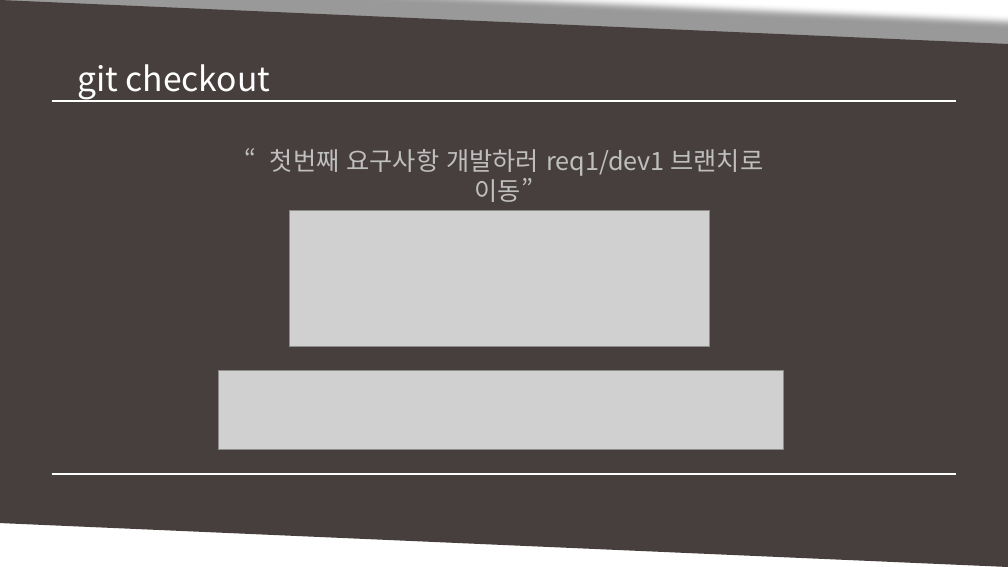
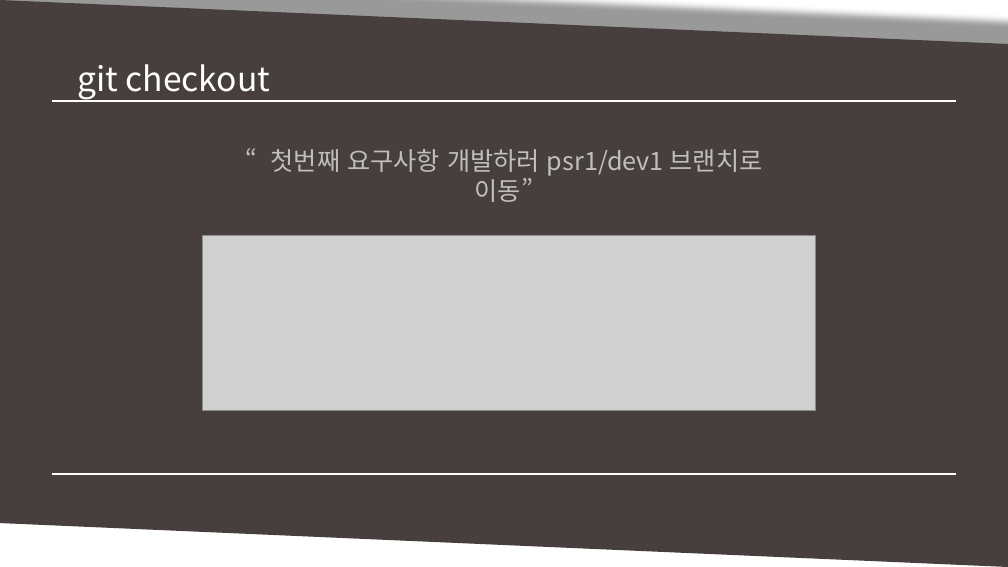
Before and after one commit to MinSikMoon/pptgit, a slide deck: slide 24 of git발표.pptx (slide 21 before the commit). Drawn at 1008x567 pixels with LibreOffice and Linux fonts; fonts in the diff are those of the drawing; grey boxes stand for pictures. Boxes give left, top, right and bottom in pixels: in the first picture for what was removed or moved away, otherwise in the second. Text is boxed around its words. In the diff, an @@ line names an element or a change of style, - is before the commit and + after.

```diff
--- a/git발표.pptx
+++ b/git발표.pptx
@@ text at <box>271,149,763,202</box>: text changed @@
-“첫번째 요구사항 개발하러 req1/dev1 브랜치로 이동”
+“첫번째 요구사항 개발하러 psr1/dev1 브랜치로 이동”
@@ picture added at <box>203,236,815,410</box> @@
@@ picture removed at <box>289,211,710,347</box> @@
@@ picture removed at <box>219,371,783,450</box> @@
```
Also in this commit, not shown: 13 other slides changed, 7 slides added, 1 slide removed.
